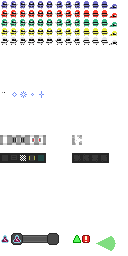
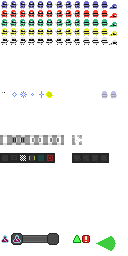
Revision of a layered 128px x 256px image; what changed, layer by layer:
painted on "Sprites" over (x1=33, y1=91, x2=117, y2=251)
